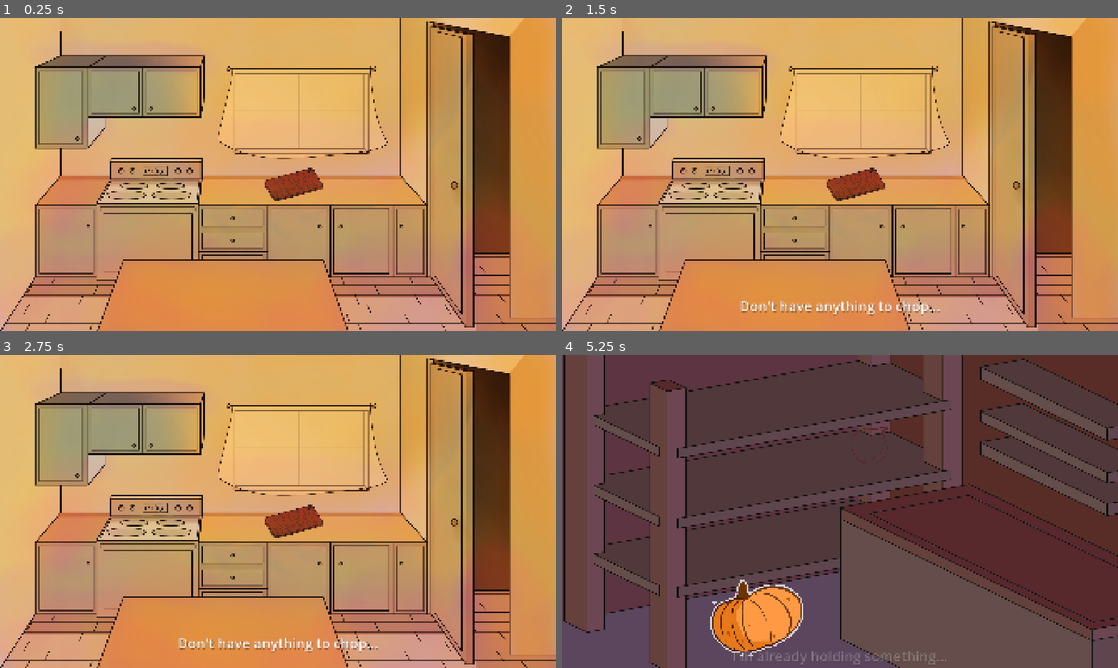
Above: before the commit, frames 1-4 (two rows, left to right).
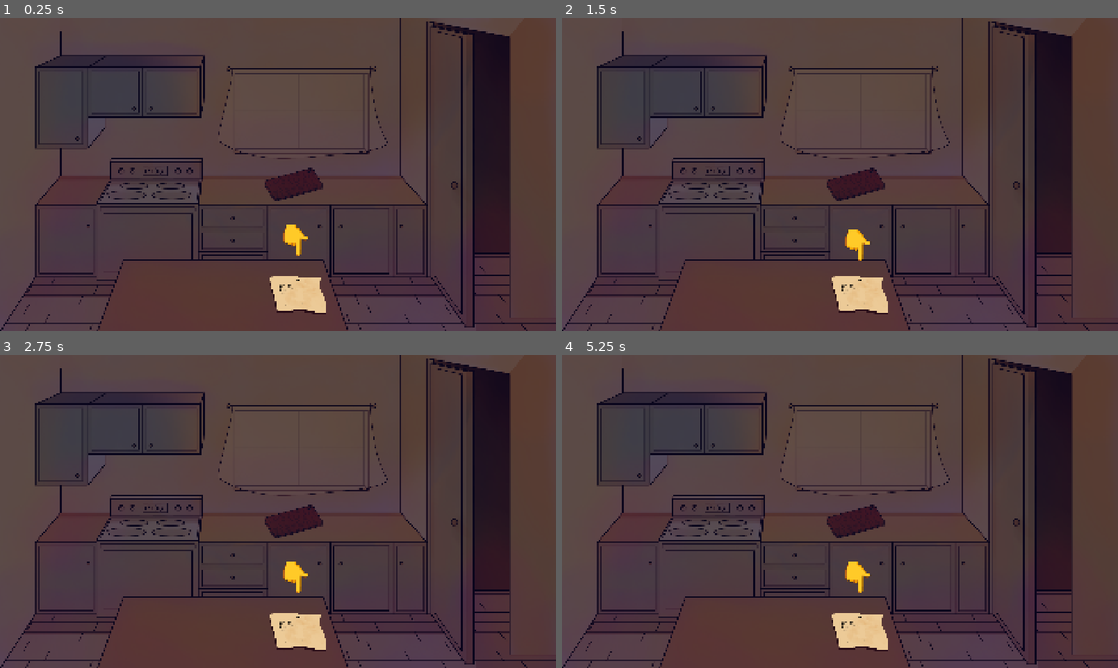
Above: after the commit, the same moments.

Repository: nstryder/Pumpkin-And-Mayhem
Game: Godot game, scene res://src/main.tscn
The game is run twice, just before and just after one commit, with the same random seed, the same clock (stepped at 60 frames per second) and the same inputs.
Inputs (mouse positions are in pixels of both pictures, inside the frame that each line leads up to):
- Up to frame 1 (0.25 s): no input
- Up to frame 2 (1.5 s): drag from (990, 21) to (851, 183) at 0.52 s; drag from (851, 183) to (990, 21) at 1.27 s
- Up to frame 3 (2.75 s): move the mouse to (333, 442) at 2.02 s; click (333, 442) at 2.17 s
- Up to frame 4 (5.25 s): drag from (812, 574) to (673, 464) at 2.77 s; move the mouse to (1006, 558) at 3.52 s; click (1006, 558) at 3.67 s; drag from (684, 492) to (756, 433) at 4.27 s; move the mouse to (756, 617) at 5.02 s; click (756, 617) at 5.17 s

The runs differ from the first frame. In frame 1, 97% of the frame differs, in the area x 0-100%, y 0-100%; in frame 2, 97%; in frame 3, 97%; in frame 4, 38%.

Commit message:
Implement recipe UI

Diff:
--- a/src/game_components/clickable_outline_area.gd
+++ b/src/game_components/clickable_outline_area.gd
@@ -8,10 +8,12 @@
 func _ready() -> void:
 	set_stroke_width(0)
 	for node in get_children():
-		if node is not CanvasItem:
+		if node is not Sprite2D:
 			continue
-		var canvas_item: CanvasItem = node
-		canvas_item.use_parent_material = true
+		var sprite: Sprite2D = node
+		if sprite.material:
+			continue
+		sprite.use_parent_material = true
 
 
 func set_stroke_width(width: float) -> void:
--- a/src/game_screens/kitchen_scene.gd
+++ b/src/game_screens/kitchen_scene.gd
@@ -5,7 +5,9 @@
 const ONION_GAME = "uid://cb14c03d2i0xu"
 const PUMPKIN_GAME = "uid://dhb4bcr73gne5"
 
-
+@onready var recipe_clickable: ClickableArea = $RecipeClickable
+@onready var to_pantry: Polygon2D = $ToPantry
+@onready var cutting_board: ClickableArea = $CuttingBoard
 @onready var pumpkin: Sprite2D = $Pumpkin
 @onready var onion: Sprite2D = $Onion
 @onready var garlic: Sprite2D = $Garlic
@@ -13,6 +15,12 @@
 
 func _ready() -> void:
 	Audio.mute_instrument(Audio.Instruments.PERCUSSION)
+	if GlobalState.is_recipe_read:
+		recipe_clickable.queue_free()
+		EventBus.show_recipe.emit()
+	else:
+		_disable_all_clickables()
+
 	if not GlobalState.is_pumpkin_done:
 		pumpkin.hide()
 	if not GlobalState.is_onion_done:
@@ -21,13 +29,32 @@
 		garlic.hide()
 
 
+func _disable_all_clickables() -> void:
+	to_pantry.process_mode = Node.PROCESS_MODE_DISABLED
+	cutting_board.process_mode = Node.PROCESS_MODE_DISABLED
+
+
+func _enable_all_clickables() -> void:
+	to_pantry.process_mode = Node.PROCESS_MODE_INHERIT
+	cutting_board.process_mode = Node.PROCESS_MODE_INHERIT
+
+
 func _on_cutting_board_clicked() -> void:
 	match GlobalState.current_item:
 		GlobalState.Items.PUMPKIN:
+			EventBus.hide_recipe.emit()
 			EventBus.scene_change_requested.emit(PUMPKIN_GAME)
 		GlobalState.Items.GARLIC:
+			EventBus.hide_recipe.emit()
 			EventBus.scene_change_requested.emit(GARLIC_GAME)
 		GlobalState.Items.ONION:
+			EventBus.hide_recipe.emit()
 			EventBus.scene_change_requested.emit(ONION_GAME)
 		_:
 			EventBus.prompt_requested.emit("Don't have anything to chop...")
+
+
+func _on_recipe_clickable_clicked() -> void:
+	GlobalState.is_recipe_read = true
+	recipe_clickable.queue_free()
+	_enable_all_clickables()
--- a/src/game_screens/kitchen_scene.tscn
+++ b/src/game_screens/kitchen_scene.tscn
@@ -10,6 +10,7 @@
 [ext_resource type="Texture2D" uid="uid://bxia6ay2lv24e" path="res://assets/gfx/sprites/ingredients/pumpkinWhole.png" id="8_3vn67"]
 [ext_resource type="Texture2D" uid="uid://c43figngusf10" path="res://assets/gfx/sprites/ingredients/onionFull.png" id="9_3vn67"]
 [ext_resource type="Texture2D" uid="uid://bb67nd3dqxmru" path="res://assets/gfx/sprites/ingredients/garlicBraid.png" id="10_kpcsg"]
+[ext_resource type="Texture2D" uid="uid://bqgj8givqfp05" path="res://assets/gfx/sprites/tools/recipe.png" id="11_iitx3"]
 
 [sub_resource type="CanvasItemMaterial" id="CanvasItemMaterial_mt43b"]
 blend_mode = 1
@@ -36,6 +37,61 @@
 [sub_resource type="RectangleShape2D" id="RectangleShape2D_lwrwe"]
 size = Vector2(206, 114)
 
+[sub_resource type="ShaderMaterial" id="ShaderMaterial_nft63"]
+resource_local_to_scene = true
+shader = ExtResource("6_kjwha")
+shader_parameter/color = Color(1, 1, 1, 0.7411765)
+shader_parameter/width = 0.0
+shader_parameter/pattern = 1
+shader_parameter/inside = false
+shader_parameter/add_margins = true
+
+[sub_resource type="CanvasItemMaterial" id="CanvasItemMaterial_j103b"]
+blend_mode = 2
+
+[sub_resource type="RectangleShape2D" id="RectangleShape2D_ktohr"]
+size = Vector2(215, 141)
+
+[sub_resource type="LabelSettings" id="LabelSettings_iitx3"]
+font_size = 128
+
+[sub_resource type="Animation" id="Animation_nft63"]
+length = 0.001
+tracks/0/type = "value"
+tracks/0/imported = false
+tracks/0/enabled = true
+tracks/0/path = NodePath("Prompt:offset_transform_position")
+tracks/0/interp = 1
+tracks/0/loop_wrap = true
+tracks/0/keys = {
+"times": PackedFloat32Array(0),
+"transitions": PackedFloat32Array(1),
+"update": 0,
+"values": [Vector2(0, 0)]
+}
+
+[sub_resource type="Animation" id="Animation_iitx3"]
+resource_name = "prompt"
+loop_mode = 1
+tracks/0/type = "value"
+tracks/0/imported = false
+tracks/0/enabled = true
+tracks/0/path = NodePath("Prompt:offset_transform_position")
+tracks/0/interp = 2
+tracks/0/loop_wrap = true
+tracks/0/keys = {
+"times": PackedFloat32Array(0, 0.5),
+"transitions": PackedFloat32Array(1, 1),
+"update": 0,
+"values": [Vector2(0, 0), Vector2(0, 32)]
+}
+
+[sub_resource type="AnimationLibrary" id="AnimationLibrary_nft63"]
+_data = {
+&"RESET": SubResource("Animation_nft63"),
+&"prompt": SubResource("Animation_iitx3")
+}
+
 [node name="KitchenScene" type="Node2D" unique_id=1398770604]
 script = ExtResource("1_mt43b")
 
@@ -43,7 +99,7 @@
 texture = ExtResource("1_04bkp")
 centered = false
 
-[node name="ClickablePolygon" parent="." unique_id=1544714182 instance=ExtResource("2_mt43b")]
+[node name="ToPantry" parent="." unique_id=1544714182 instance=ExtResource("2_mt43b")]
 material = SubResource("CanvasItemMaterial_mt43b")
 position = Vector2(1474, 9)
 texture = SubResource("GradientTexture2D_mt43b")
@@ -76,5 +132,51 @@
 position = Vector2(1024, 890)
 texture = ExtResource("10_kpcsg")
 
-[connection signal="clicked" from="ClickablePolygon" to="SceneChanger" method="request_new_scene"]
+[node name="RecipeClickable" parent="." unique_id=1613145478 instance=ExtResource("4_qeuev")]
+material = SubResource("ShaderMaterial_nft63")
+position = Vector2(1030, 953)
+
+[node name="ColorRect" type="ColorRect" parent="RecipeClickable" unique_id=518286143]
+offset_left = -1030.0
+offset_top = -953.0
+offset_right = 890.0
+offset_bottom = 127.0
+mouse_filter = 2
+color = Color(0.005333328, 0, 0.16, 0.60784316)
+
+[node name="Recipe2" type="Sprite2D" parent="RecipeClickable" unique_id=1324607147]
+modulate = Color(1, 1, 1, 0.2)
+material = SubResource("CanvasItemMaterial_j103b")
+position = Vector2(-2.0000002, 7)
+scale = Vector2(0.3, 0.3)
+skew = -0.1867503
+texture = ExtResource("11_iitx3")
+
+[node name="Recipe" type="Sprite2D" parent="RecipeClickable" unique_id=1813149998]
+scale = Vector2(0.3, 0.3)
+skew = -0.18675023
+texture = ExtResource("11_iitx3")
+
+[node name="CollisionShape2D" type="CollisionShape2D" parent="RecipeClickable" unique_id=1673666986]
+position = Vector2(-1.5, 4.5)
+shape = SubResource("RectangleShape2D_ktohr")
+
+[node name="Prompt" type="Label" parent="RecipeClickable" unique_id=125701477]
+offset_left = -90.0
+offset_top = -304.0
+offset_right = 69.0
+offset_bottom = -129.0
+offset_transform_enabled = true
+text = "👇"
+label_settings = SubResource("LabelSettings_iitx3")
+horizontal_alignment = 1
+metadata/_edit_use_anchors_ = true
+metadata/_edit_group_ = true
+
+[node name="AnimationPlayer2" type="AnimationPlayer" parent="RecipeClickable" unique_id=1122212464]
+libraries/ = SubResource("AnimationLibrary_nft63")
+autoplay = &"prompt"
+
+[connection signal="clicked" from="ToPantry" to="SceneChanger" method="request_new_scene"]
 [connection signal="clicked" from="CuttingBoard" to="." method="_on_cutting_board_clicked"]
+[connection signal="clicked" from="RecipeClickable" to="." method="_on_recipe_clickable_clicked"]
--- a/src/globals/event_bus.gd
+++ b/src/globals/event_bus.gd
@@ -5,3 +5,6 @@
 
 ## Used for showing text to the user.
 signal prompt_requested(text: String)
+
+signal hide_recipe
+signal show_recipe
--- a/src/globals/global_state.gd
+++ b/src/globals/global_state.gd
@@ -9,6 +9,14 @@
 }
 
 var current_item := Items.NONE
+
+signal recipe_read
+var is_recipe_read: bool = false:
+	set(value):
+		is_recipe_read = value
+		if is_recipe_read:
+			recipe_read.emit()
+
 
 var is_pumpkin_done: bool = false:
 	set(value):
--- a/src/main.gd
+++ b/src/main.gd
@@ -1,13 +1,35 @@
 extends Node2D
+
+var is_recipe_showing: bool = false:
+	set(value):
+		is_recipe_showing = value
+		if is_recipe_showing:
+			recipe_animation.play("show_recipe")
+		else:
+			recipe_animation.play("hide_recipe")
+
 
 @onready var current_scene: Node2D = %CurrentScene
 @onready var prompt: Label = %Prompt
 @onready var prompt_animation: AnimationPlayer = %PromptAnimation
+@onready var recipe_animation: AnimationPlayer = %RecipeAnimation
+@onready var recipe: TextureRect = %Recipe
 
 
 func _ready() -> void:
+	GlobalState.recipe_read.connect(func() -> void:
+		recipe.show()
+	)
+	EventBus.hide_recipe.connect(func() -> void:
+		recipe.hide()
+	)
+	EventBus.show_recipe.connect(func() -> void:
+		recipe.show()
+	)
 	EventBus.scene_change_requested.connect(_on_scene_change_requested)
 	EventBus.prompt_requested.connect(_on_prompt_requested)
+	if not GlobalState.is_recipe_read:
+		recipe.hide()
 
 
 func _on_scene_change_requested(new_scene_path: String) -> void:
@@ -20,3 +42,20 @@
 func _on_prompt_requested(text: String) -> void:
 	prompt.text = text
 	prompt_animation.play("fade")
+
+
+func _on_recipe_gui_input(event: InputEvent) -> void:
+	if not Utils.event_is_left_click(event) or event.is_pressed():
+		return
+	print("Setting to ", not is_recipe_showing)
+	is_recipe_showing = not is_recipe_showing
+
+
+func _on_recipe_mouse_entered() -> void:
+	if not is_recipe_showing and not recipe_animation.is_playing():
+		recipe_animation.play("hover")
+
+
+func _on_recipe_mouse_exited() -> void:
+	if not is_recipe_showing and recipe_animation.current_animation == "hover":
+		recipe_animation.stop()
--- a/src/main.tscn
+++ b/src/main.tscn
@@ -2,6 +2,8 @@
 
 [ext_resource type="PackedScene" uid="uid://cu0hrfgp6mbuy" path="res://src/game_screens/kitchen_scene.tscn" id="1_eewff"]
 [ext_resource type="Script" uid="uid://clbxa6334eoc6" path="res://src/main.gd" id="1_gh0ne"]
+[ext_resource type="Shader" uid="uid://dl54wnyckk5ii" path="res://src/shaders/drop_shadow.gdshader" id="3_3cfgd"]
+[ext_resource type="Texture2D" uid="uid://bqgj8givqfp05" path="res://assets/gfx/sprites/tools/recipe.png" id="3_5q4o7"]
 
 [sub_resource type="LabelSettings" id="LabelSettings_ktohr"]
 font_size = 48
@@ -70,6 +72,86 @@
 &"fade": SubResource("Animation_5q4o7")
 }
 
+[sub_resource type="ShaderMaterial" id="ShaderMaterial_fyndt"]
+shader = ExtResource("3_3cfgd")
+shader_parameter/dist = 16
+shader_parameter/color = Color(0, 0, 0, 0.5)
+shader_parameter/angle = 145.200006897
+
+[sub_resource type="Animation" id="Animation_3cfgd"]
+length = 0.001
+tracks/0/type = "value"
+tracks/0/imported = false
+tracks/0/enabled = true
+tracks/0/path = NodePath(".:position")
+tracks/0/interp = 1
+tracks/0/loop_wrap = true
+tracks/0/keys = {
+"times": PackedFloat32Array(0),
+"transitions": PackedFloat32Array(1),
+"update": 0,
+"values": [Vector2(0, 952)]
+}
+
+[sub_resource type="Animation" id="Animation_kmhfv"]
+resource_name = "hide_recipe"
+length = 0.5
+step = 0.1
+tracks/0/type = "value"
+tracks/0/imported = false
+tracks/0/enabled = true
+tracks/0/path = NodePath(".:position")
+tracks/0/interp = 2
+tracks/0/loop_wrap = true
+tracks/0/keys = {
+"times": PackedFloat32Array(0, 0.19999999, 0.5),
+"transitions": PackedFloat32Array(1, 1, 1),
+"update": 0,
+"values": [Vector2(0, 538), Vector2(0, 952), Vector2(0, 952)]
+}
+
+[sub_resource type="Animation" id="Animation_rlaii"]
+resource_name = "hover"
+loop_mode = 1
+step = 0.1
+tracks/0/type = "value"
+tracks/0/imported = false
+tracks/0/enabled = true
+tracks/0/path = NodePath(".:position")
+tracks/0/interp = 2
+tracks/0/loop_wrap = true
+tracks/0/keys = {
+"times": PackedFloat32Array(0, 0.2, 0.4, 0.5, 0.6),
+"transitions": PackedFloat32Array(1, 1, 1, 1, 1),
+"update": 0,
+"values": [Vector2(0, 952), Vector2(0, 904), Vector2(0, 952), Vector2(0, 952), Vector2(0, 952)]
+}
+
+[sub_resource type="Animation" id="Animation_fyndt"]
+resource_name = "show_recipe"
+length = 0.5
+step = 0.1
+tracks/0/type = "value"
+tracks/0/imported = false
+tracks/0/enabled = true
+tracks/0/path = NodePath(".:position")
+tracks/0/interp = 2
+tracks/0/loop_wrap = true
+tracks/0/keys = {
+"times": PackedFloat32Array(0, 0.2, 0.5),
+"transitions": PackedFloat32Array(1, 1, 1),
+"update": 0,
+"values": [Vector2(0, 952), Vector2(0, 538), Vector2(0, 538)]
+}
+
+[sub_resource type="AnimationLibrary" id="AnimationLibrary_kmhfv"]
+_data = {
+&"RESET": SubResource("Animation_3cfgd"),
+&"hide_recipe": SubResource("Animation_kmhfv"),
+&"hover": SubResource("Animation_rlaii"),
+&"show_recipe": SubResource("Animation_fyndt")
+}
+
 [node name="Main" type="Node2D" unique_id=959749560]
 script = ExtResource("1_gh0ne")
 
@@ -88,9 +170,9 @@
 anchor_right = 0.5
 anchor_bottom = 1.0
 offset_left = -280.0
-offset_top = -120.0
+offset_top = -150.0
 offset_right = 280.0
-offset_bottom = -53.0
+offset_bottom = -83.0
 grow_horizontal = 2
 grow_vertical = 0
 offset_transform_enabled = true
@@ -100,3 +182,25 @@
 [node name="PromptAnimation" type="AnimationPlayer" parent="UI" unique_id=790289759]
 unique_name_in_owner = true
 libraries/ = SubResource("AnimationLibrary_3cfgd")
+
+[node name="Recipe" type="TextureRect" parent="UI" unique_id=938596913]
+unique_name_in_owner = true
+material = SubResource("ShaderMaterial_fyndt")
+anchors_preset = 2
+anchor_top = 1.0
+anchor_bottom = 1.0
+offset_top = -128.0
+offset_right = 738.0
+offset_bottom = 414.0017
+grow_vertical = 0
+offset_transform_enabled = true
+offset_transform_position = Vector2(0, -16)
+texture = ExtResource("3_5q4o7")
+
+[node name="RecipeAnimation" type="AnimationPlayer" parent="UI/Recipe" unique_id=2104211992]
+unique_name_in_owner = true
+libraries/ = SubResource("AnimationLibrary_kmhfv")
+
+[connection signal="gui_input" from="UI/Recipe" to="." method="_on_recipe_gui_input"]
+[connection signal="mouse_entered" from="UI/Recipe" to="." method="_on_recipe_mouse_entered"]
+[connection signal="mouse_exited" from="UI/Recipe" to="." method="_on_recipe_mouse_exited"]
--- /dev/null
+++ b/src/shaders/drop_shadow.gdshader
@@ -0,0 +1,49 @@
+shader_type canvas_item;
+
+uniform int dist = 2;
+uniform vec4 color: source_color = vec4(0.0, 0.0, 0.0, 0.5);
+uniform float angle: hint_range(0.0, 360.0) = 90.0;
+
+varying vec2 main_uv;
+varying vec2 shadow_uv;
+
+void vertex() {
+
+	vec2 uv = TEXTURE_PIXEL_SIZE * float(dist * 2);
+
+	vec2 uv_half = uv * 0.5;
+	vec2 uv_dist = uv + 1.0;
+
+	vec2 shadow_direction = (vec4(cos(radians(angle)), sin(radians(angle)), 0.0, 1.0) * MODEL_MATRIX).xy;
+
+	VERTEX *= uv_dist;
+
+	main_uv = UV * uv_dist - uv_half;
+	shadow_uv = main_uv - shadow_direction * uv_half;
+}
+
+void fragment() {
+
+	// sample colors for shadow
+	float shadow_amt = texture(TEXTURE, shadow_uv).a
+		* step(-1.0, -shadow_uv.x)
+		* step(-1.0, -shadow_uv.y)
+		* step(0.0, shadow_uv.x)
+		* step(0.0, shadow_uv.y);
+
+	// shadow color
+	COLOR = color * shadow_amt;
+
+	// sample main colors on top of shadow
+	vec4 main_color = texture(TEXTURE, main_uv)
+		* step(-1.0, -main_uv.x)
+		* step(-1.0, -main_uv.y)
+		* step(0.0, main_uv.x)
+		* step(0.0, main_uv.y);
+
+	// need to make area where main and shadow overlap black for next step
+	COLOR = mix(COLOR, vec4(0.0, 0.0, 0.0, 1.0), main_color.a);
+
+	// add main color on top of blackened area
+	COLOR += main_color * main_color.a;
+}
Not shown, added: src/shaders/drop_shadow.gdshader.uid
